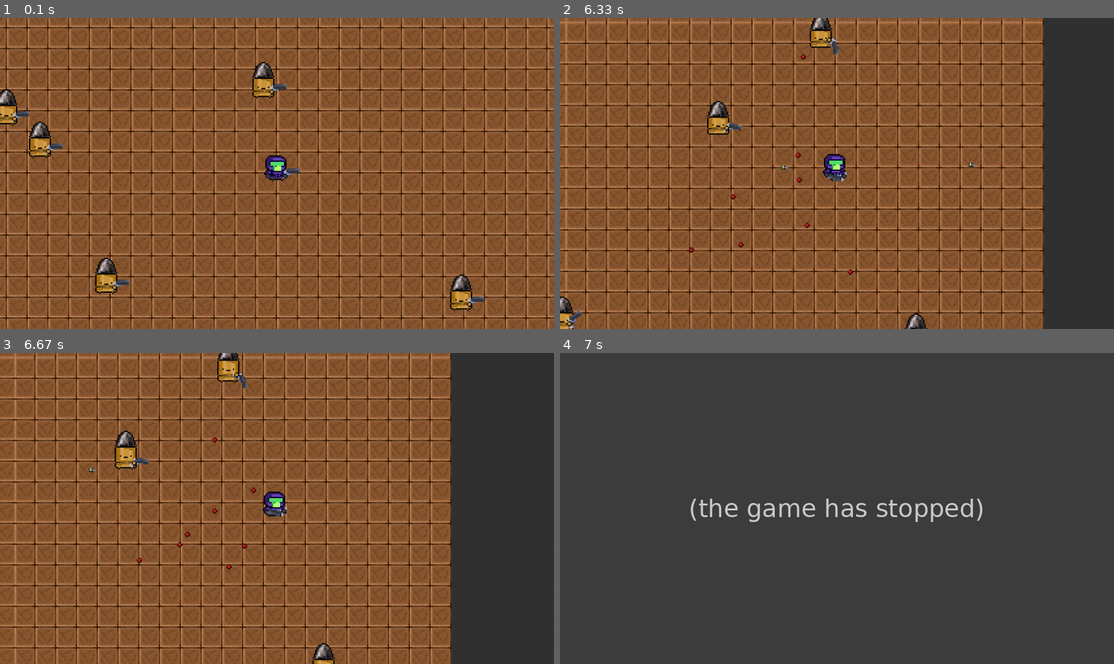
Above: before the commit, frames 1-4 (two rows, left to right).
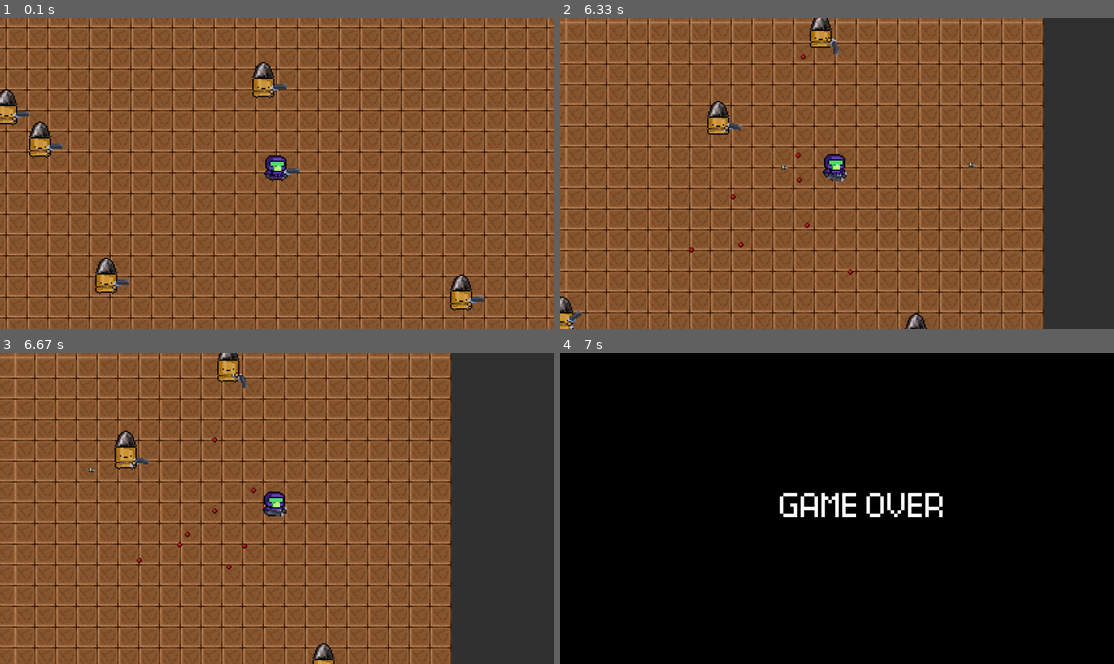
Above: after the commit, the same moments.

Repository: aninstan/pygame
Game: pygame game, started from main.py
The game is run twice, just before and just after one commit, with the same random seed, the same clock (stepped at 60 frames per second) and the same inputs.
Inputs (mouse positions are in pixels of both pictures, inside the frame that each line leads up to):
- Up to frame 1 (0.1 s): no input
- Up to frame 2 (6.33 s): hold D 0.33-0.8 s; move the mouse to (814, 185) at 0.37 s; click (837, 195) at 0.88 s; hold W 1.17-1.47 s; click (704, 176) at 1.25 s; hold D 1.5-1.97 s; click (665, 126) at 1.58 s; hold A 2-2.53 s; click (920, 64) at 2.08 s; hold S 2.57-2.87 s; click (903, 201) at 2.65 s; hold A 2.9-3.3 s; click (848, 67) at 2.98 s; hold W 3.33-3.7 s; click (637, 164) at 3.42 s; hold D 3.73-4.37 s; click (842, 204) at 3.82 s; hold S 4.4-4.77 s; click (820, 120) at 4.48 s; hold A 4.8-5.27 s; click (981, 223) at 4.88 s; hold D 5.3-5.77 s; click (748, 70) at 5.38 s; hold W 5.8-6.1 s; click (981, 145) at 5.88 s; hold D from 6.13 s (still down); click (626, 105) at 6.22 s
- Up to frame 3 (6.67 s): release D at 6.6 s
- Up to frame 4 (7 s): no input

Frames 1-3 are identical in both runs. In frame 4, 100% of the frame differs, in the area x 0-100%, y 0-100%.
Before the commit the program exited at 6.7 s; later frames show no game.

Commit message:
love crashes<3

Diff:
--- a/world.py
+++ b/world.py
@@ -6,8 +6,8 @@
 from game_classes import GameObject, Weapon
 from character import Character
 from screen import create_screen_and_canvas
-from assets_loader import tile_img, bullet_enemy_animation_list, bullet_enemy_hand_img, rotated_flare_gun_array, enemy_bullet_img
-from constants import TILE_SIZE, ANIMATION_FPS
+from assets_loader import tile_img, bullet_enemy_animation_list, bullet_enemy_hand_img, rotated_flare_gun_array, enemy_bullet_img, font_location
+from constants import TILE_SIZE, ANIMATION_FPS, BLACK, WHITE
 
 
 class World:
@@ -37,7 +37,6 @@
     def spawn_enemy(self, pos: Vec2):
 
         new_gun = Weapon(Vec2(0, 0), Vec2(10, -5), 7, rotated_flare_gun_array, enemy_bullet_img)
-
 
         self.enemies.append(Character(pos, Vec2(15, 25), 3, 3, 3000, bullet_enemy_animation_list, bullet_enemy_hand_img, new_gun))
 
@@ -134,6 +133,25 @@
                         self.player.weapon.shoot()
                         self.player.previous_shoot_time = time
 
+    def draw_text(self, text, size, x, y):
+        font = pygame.font.Font(font_location, size)
+        text_surface = font.render(text, True, WHITE)
+        text_rect = text_surface.get_rect()
+        text_rect.midtop = (x, y)
+        self.screen.blit(text_surface, text_rect)
+
+    def game_over_screen(self):
+        self.screen_rect = self.screen.get_rect()
+        self.screen.blit(self.screen, self.screen_rect)
+        self.screen.fill(BLACK)
+        self.draw_text("GAME OVER", 64, 700, 300)
+        pygame.display.flip()
+
+    def show_score(self):
+        self.screen.blit(self.draw_text(str(self.player_score), 32, self.width / 2, 10))
+
+    def show_health(self):
+        self.screen.blit(self.draw_text(str(self.player_health), 32, self.width / 2, 10))
 
     def update(self, time, dt):
         # Change animation frame of player based on total elapsed time
@@ -182,9 +200,12 @@
                     enemy.weapon.bullets.pop(a)
                     self.player.health -= 1
                     if self.player.health == 0:
-                        sys.exit()
+                        game_over = True
+                        while game_over == True:
+                            self.game_over_screen()
                 else:
                     a += 1
+
 
 
         self.player.weapon.update_bullets(dt)
@@ -237,6 +258,7 @@
 
         self.player.draw(self.canvas, self.offset)
         self.player.weapon.draw_bullets(self.canvas, self.offset)
+        #self.show_score()
 
         mouse_pos = pygame.mouse.get_pos()
         mouse_pos = Vec2(mouse_pos[0]*self.canvas.get_rect().width/self.screen.get_rect().width, mouse_pos[1]*self.canvas.get_rect().height/self.screen.get_rect().height)
